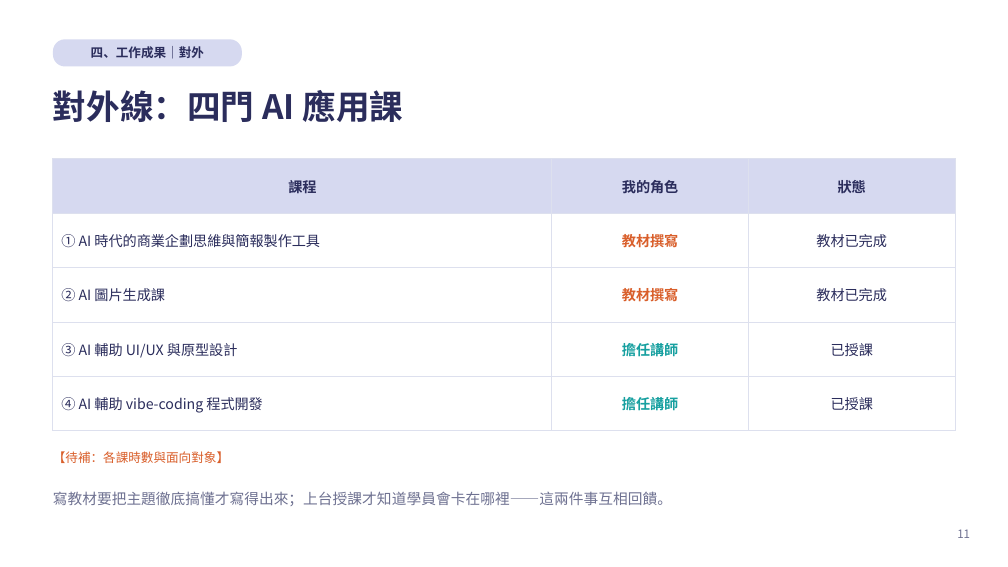
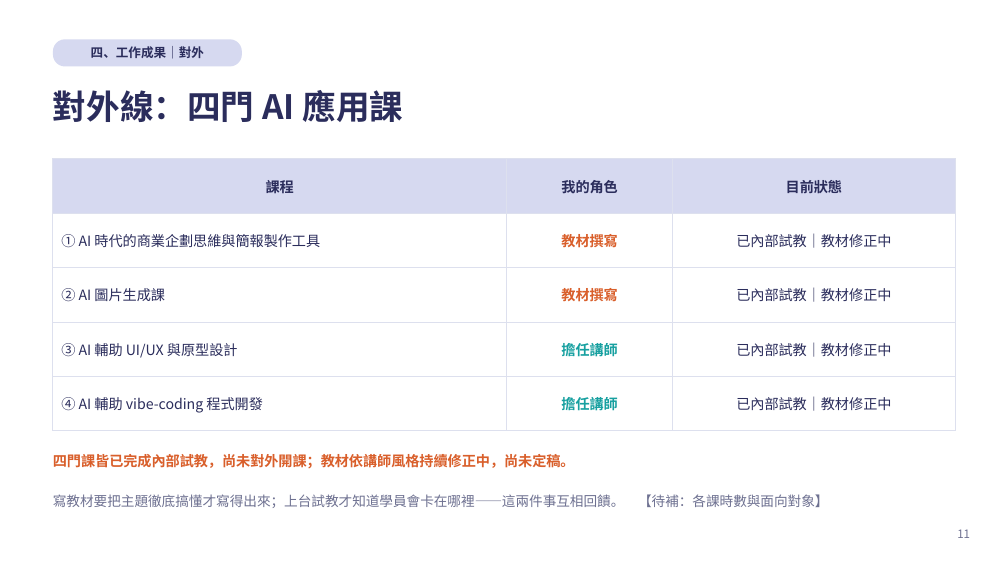
Before and after one commit to kirihuang-bit/freshman-report, a slide deck: slide 11 of 黃家朗新人報告.pptx. Drawn at 1008x567 pixels with LibreOffice and Linux fonts; fonts in the diff are those of the drawing. Boxes give left, top, right and bottom in pixels: in the first picture for what was removed or moved away, otherwise in the second. Text is boxed around its words. In the diff, an @@ line names an element or a change of style, - is before the commit and + after.

```diff
--- a/黃家朗新人報告.pptx
+++ b/黃家朗新人報告.pptx
@@ table at [53,159,955,418] @@
-row 1, column 3: 狀態
+row 1, column 3: 目前狀態
-row 2, column 3: 教材已完成
+row 2, column 3: 已內部試教｜教材修正中
-row 3, column 3: 教材已完成
+row 3, column 3: 已內部試教｜教材修正中
-row 4, column 3: 已授課
+row 4, column 3: 已內部試教｜教材修正中
-row 5, column 3: 已授課
+row 5, column 3: 已內部試教｜教材修正中
@@ text at [53,454,575,468]: text changed; size 12 to 13.5 pt; bold on @@
-【待補：各課時數與面向對象】
+四門課皆已完成內部試教，尚未對外開課；教材依講師風格持續修正中，尚未定稿。
@@ text at [53,494,829,508]: text changed; size 14 to 13 pt @@
-寫教材要把主題徹底搞懂才寫得出來；上台授課才知道學員會卡在哪裡——這兩件事互相回饋。
+寫教材要把主題徹底搞懂才寫得出來；上台試教才知道學員會卡在哪裡——這兩件事互相回饋。 【待補：各課時數與面向對象】
```
Also in this commit, not shown: 18 other slides changed, 4 slides added, 1 slide removed, 4 other files.
